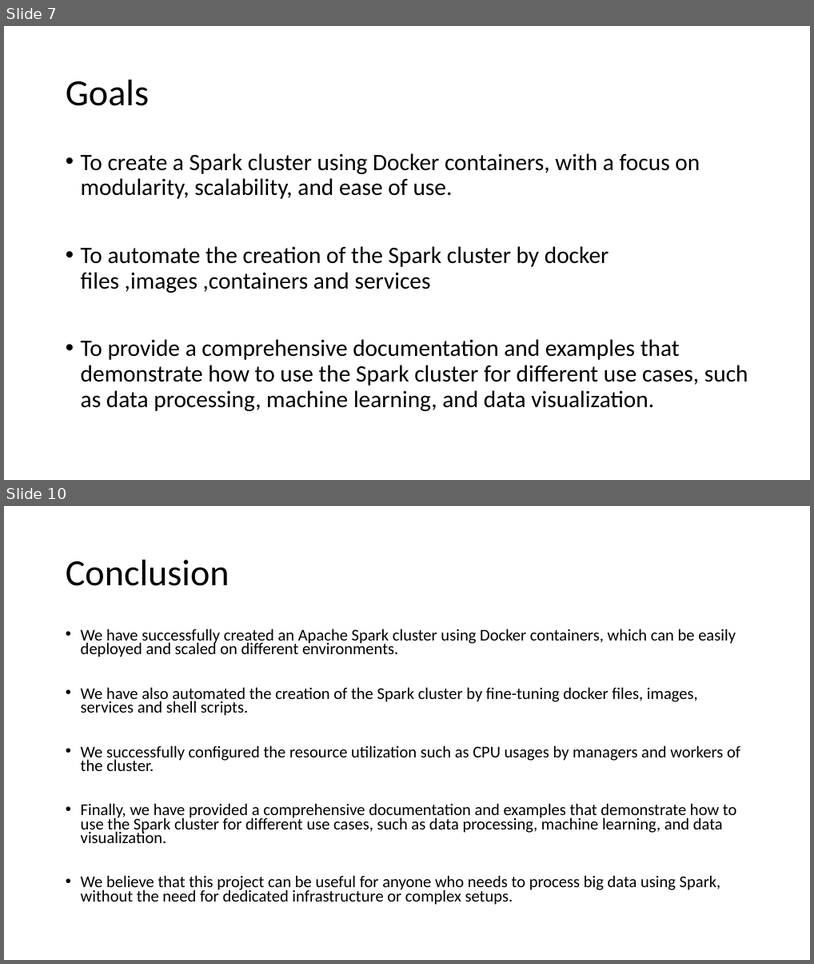
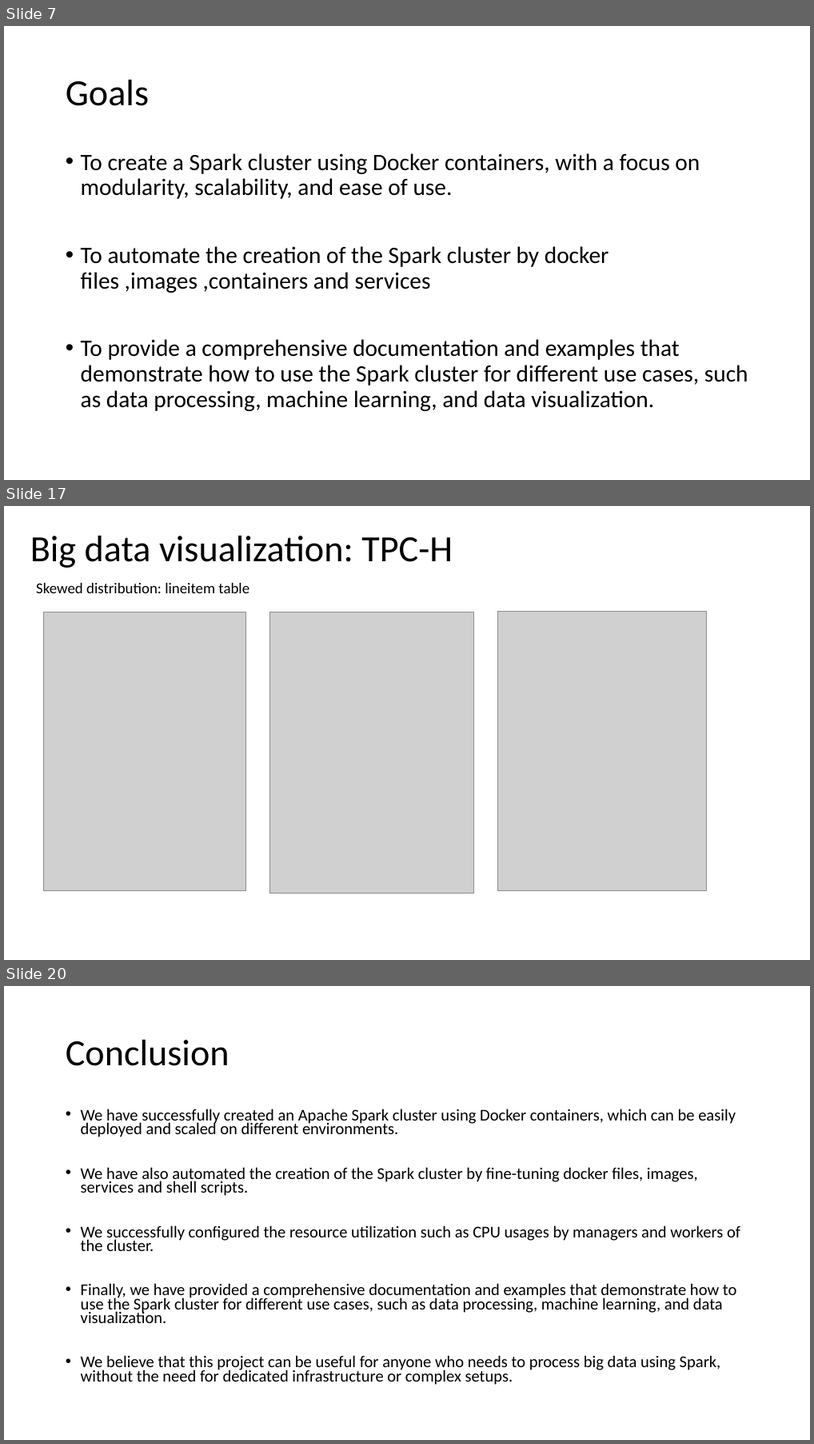
Before and after one commit to gprasad09/Apache-Spark-Cluster-Project, a slide deck: misc/ProjectReports-In progress/TermProject.pptx. Shown one above the other, each under a label of ours: slides 7 and 10 before the commit, slides 7, 17 and 20 after it; the slides between them are not shown. The pictures are 814x964 and 814x1444 pixels, drawn with LibreOffice and Linux fonts; fonts in the diff are those of the drawing; grey boxes stand for pictures. Boxes give left, top, right and bottom in pixels: in the first picture for what was removed or moved away, otherwise in the second. Text is boxed around its words. In the diff, an @@ line names an element or a change of style, - is before the commit and + after.

```diff
--- a/misc/ProjectReports-In progress/TermProject.pptx
+++ b/misc/ProjectReports-In progress/TermProject.pptx
@@ slide 17 added at <box>4,506,810,960</box>, background #FFFFFF @@
@@ title added at <box>30,536,453,568</box>, 44 pt, text #000000 @@
+Big data visualization: TPC-H
@@ text added at <box>36,583,250,593</box>, 18 pt, text #000000 @@
+Skewed distribution: lineitem table
@@ picture added at <box>43,612,246,890</box> @@
@@ picture added at <box>270,612,474,893</box> @@
@@ picture added at <box>498,612,707,890</box> @@
@@ what was slide 10 is now slide 20 @@
```
Also in this commit, not shown: 2 slides changed, 10 other slides added, 1 slide removed.
